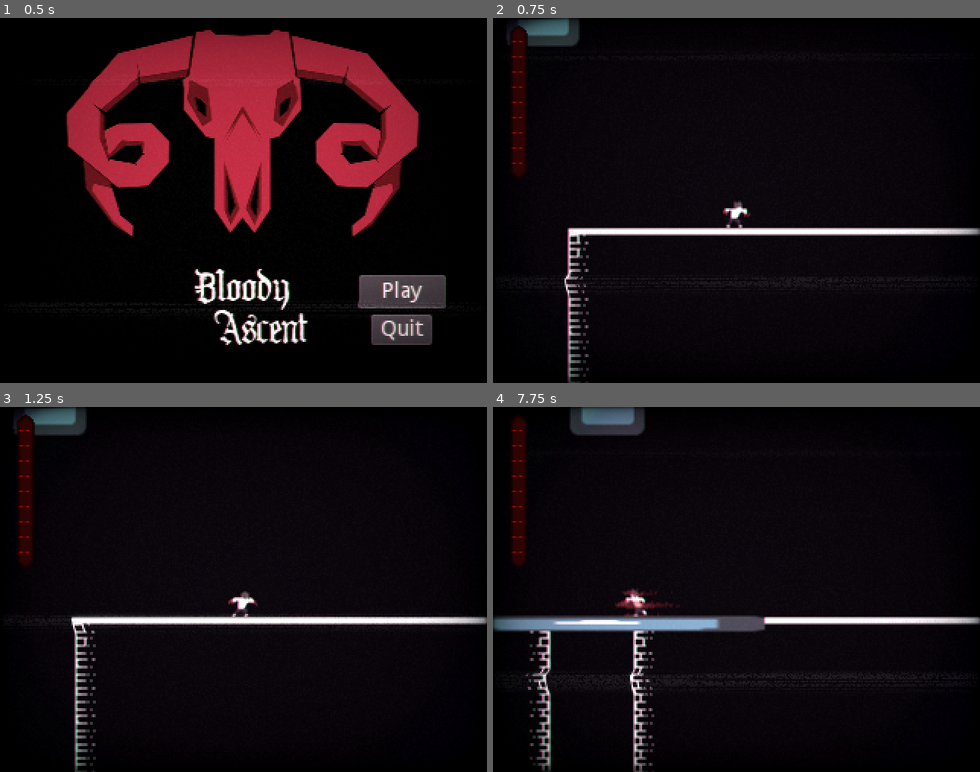
Above: before the commit, frames 1-4 (two rows, left to right).
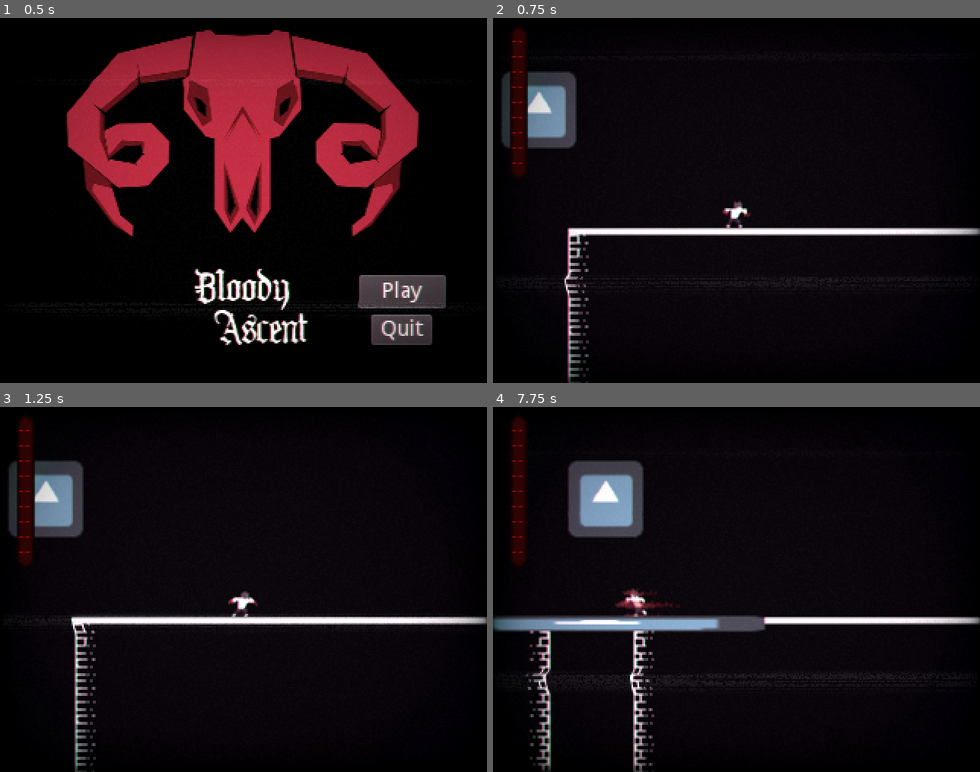
Above: after the commit, the same moments.

Repository: Luxxdev/GameJamPlus
Game: Godot game, scene res://Scenes/TitleScreen.tscn
The game is run twice, just before and just after one commit, with the same random seed, the same clock (stepped at 60 frames per second) and the same inputs. The engine's default icon, where the game draws it, is replaced by a stand-in: a white triangle on a blue panel in a dark square.
Inputs:
- Up to frame 1 (0.5 s): no input
- Up to frame 2 (0.75 s): click "Play" at 0.5 s
- Up to frame 3 (1.25 s): no input
- Up to frame 4 (7.75 s): hold Right (ui_right) 1.28-2.78 s; tap C (Dash) every 0.75 s from 1.35 to 7.35 s; tap Space (Jump) at 1.52, 2.27, 3.77, 4.52, 5.27, 6.77, 7.52 s; hold Left (ui_left) 2.78-3.53 s; hold Right (ui_right) 3.53-5.03 s; hold Left (ui_left) 5.03-5.78 s; hold Right (ui_right) 5.78-6.53 s; hold Left (ui_left) from 6.53 s (still down)

Frame 1 is identical in both runs. In frame 2, 3.3% of the frame differs, in the area x 1-18%, y 0-36%; in frame 3, 3.3%; in frame 4, 4.4%, in the area x 15-32%, y 0-36%.

Commit message:
atk do boss

Diff:
--- a/Boss.gd
+++ b/Boss.gd
@@ -5,11 +5,12 @@
 var currentState = state.COOLDOWN
 onready var enemySpawner = $BossBody/EnemySpawner
 var count = 0
-var cooldown = 5
+var cooldown = 2
 var life = 10
 onready var sprite = $BossBody/Sprite
 var playerOnDamageArea = false
 export(PackedScene) var Bullet
+onready var bulletSpawnPoint = $BossBody/ShootingPoint/Position2D
 
 func _ready():
 	set_process(false)
@@ -40,7 +41,7 @@
 		state.ATTACK:
 			print("atk1")
 			cooldown = 1
-#			Shoot()
+			Shoot()
 			currentState = state.COOLDOWN
 		state.ATTACK2:
 			print("atk2")
@@ -54,11 +55,11 @@
 		state.COOLDOWN:
 			count += delta
 			if count > cooldown:
-				pass
 				currentState = state.ATTACK
 
 	if currentState != state.COOLDOWN:
 		count = 0
+
 	if playerOnDamageArea and !player.isDashing:
 		var dir
 		if sprite.global_position.x - player.global_position.x > 0:
@@ -72,10 +73,11 @@
 	var dir = Vector2.RIGHT
 	for i in range(8):
 		var bulletInstance = Bullet.instance()
-		bulletInstance.rotation = dir.rotated(45*i)
-		bulletInstance.global_position = $Position2D.global_position
-		bulletInstance.velocity = 100
-		get_parent().get_parent().get_parent().add_child(bulletInstance)
+		bulletSpawnPoint.get_parent().rotation_degrees = 45*i
+		bulletInstance.rotation_degrees = bulletSpawnPoint.get_parent().rotation_degrees
+		bulletInstance.global_position = bulletSpawnPoint.global_position
+		bulletInstance.velocity = Vector2(cos(bulletSpawnPoint.get_parent().rotation), sin(bulletSpawnPoint.get_parent().rotation))
+		get_parent().add_child(bulletInstance)
 
 func Atack(): #porrada?
 	pass
--- a/Scenes/TestScene.tscn
+++ b/Scenes/TestScene.tscn
@@ -144,6 +144,15 @@
 
 [node name="RigidBody2D" parent="Boss/ExitBlockers" index="0"]
 position = Vector2( -9, 192 )
+
+[node name="BossBody" parent="Boss" index="2"]
+position = Vector2( -2, 86 )
+
+[node name="ShootingPoint" type="Node2D" parent="Boss/BossBody" index="1"]
+rotation = 1.5708
+
+[node name="Position2D" type="Position2D" parent="Boss/BossBody/ShootingPoint"]
+position = Vector2( 20, 0 )
 
 [node name="EnemySpawner2" parent="." instance=ExtResource( 4 )]
 position = Vector2( 166, -728 )
